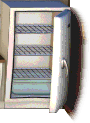
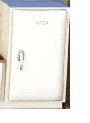
Layer changes from the first w=90, h=123 image to the second:
hid "fridge_open" over [4, 7, 90, 123]